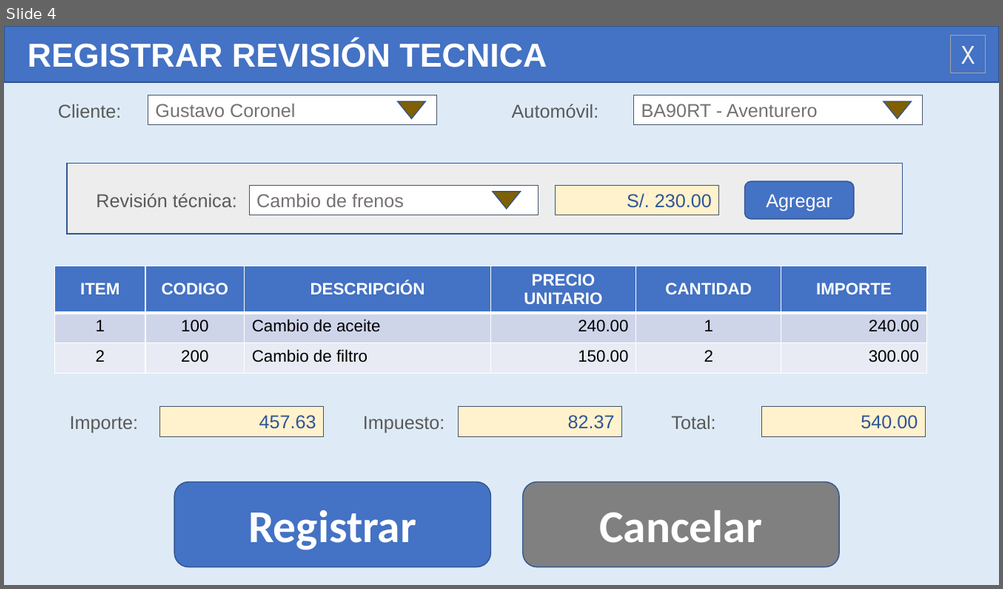
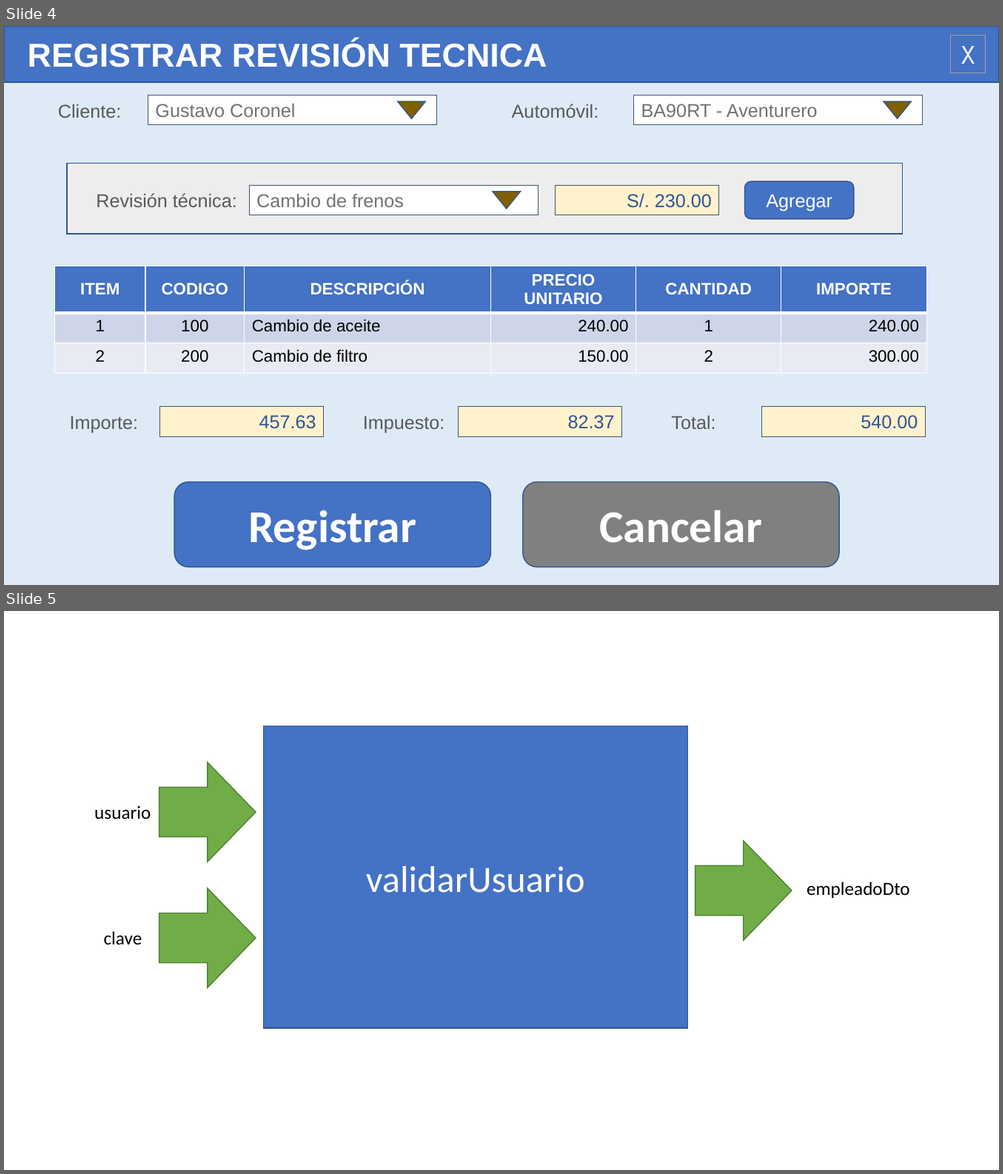
Before and after one commit to gcoronelc/UNI-EPIES-DAS-2021-2, a slide deck: ProyectoDemo/Prototipos.pptx. Shown one above the other, each under a label of ours: slide 4 before the commit, slides 4 and 5 after it. The pictures are 1003x589 and 1003x1174 pixels, drawn with LibreOffice and Linux fonts; fonts in the diff are those of the drawing. Boxes give left, top, right and bottom in pixels: in the first picture for what was removed or moved away, otherwise in the second. Text is boxed around its words. In the diff, an @@ line names an element or a change of style, - is before the commit and + after.

```diff
--- a/ProyectoDemo/Prototipos.pptx
+++ b/ProyectoDemo/Prototipos.pptx
@@ slide 5 added at (4,611,999,1170), background #FFFFFF @@
@@ rectangle added at (263,726,688,1029), fill #4472C4, outline #325491 1 pt, 36 pt, text #FFFFFF @@
+validarUsuario
@@ right arrow added at (159,763,256,862), fill #70AD47, outline #538035 1 pt @@
@@ text added at (94,806,151,820), 18 pt, text #000000 @@
+usuario
@@ right arrow added at (695,841,791,940), fill #70AD47, outline #538035 1 pt @@
@@ right arrow added at (159,889,256,988), fill #70AD47, outline #538035 1 pt @@
@@ text added at (806,882,910,898), 18 pt, text #000000 @@
+empleadoDto
@@ text added at (104,931,142,945), 18 pt, text #000000 @@
+clave
```
Also in this commit, not shown: 1 slide removed, 10 other files.
